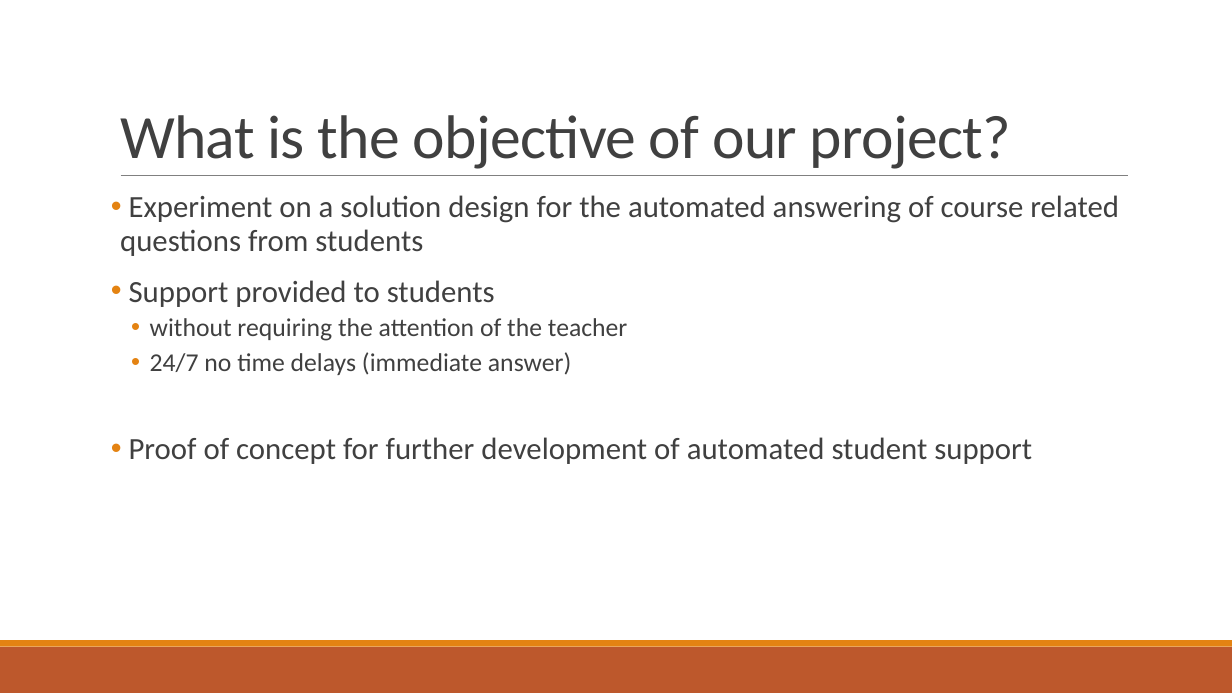
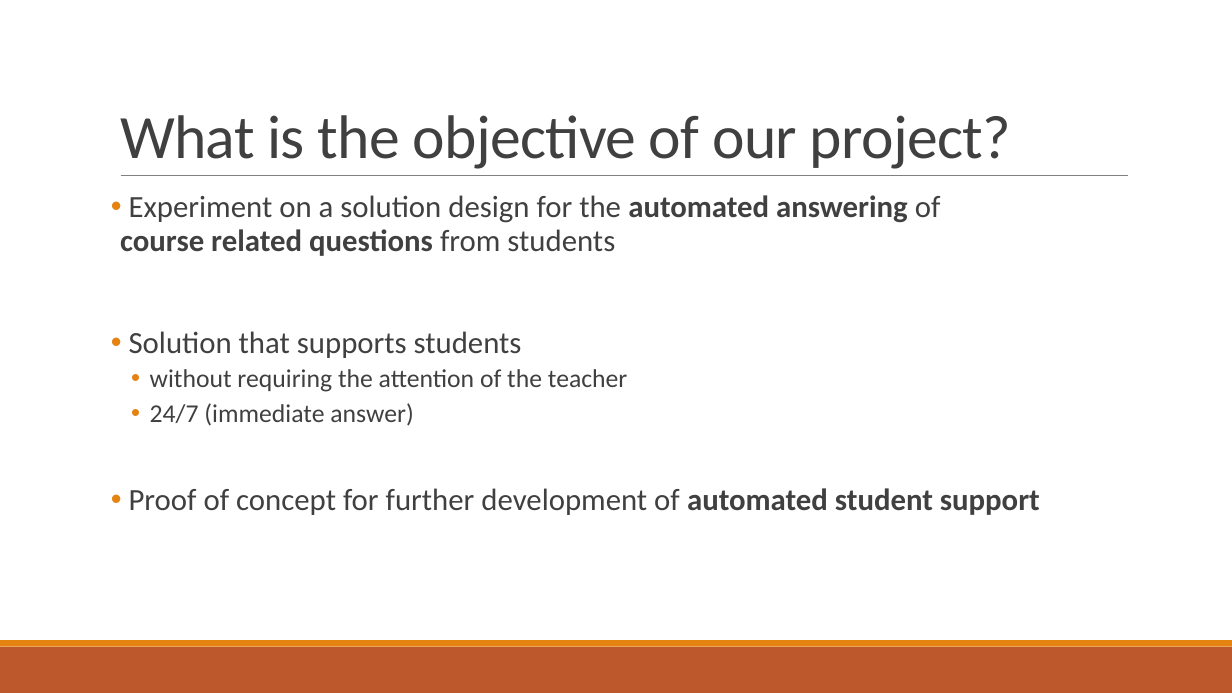
Before and after one commit to AgileBusinessAnalysis/05__TEAM, a slide deck: slide 2 of Prep Pitch.pptx. Drawn at 1232x693 pixels with LibreOffice and Linux fonts; fonts in the diff are those of the drawing. Boxes give left, top, right and bottom in pixels: in the first picture for what was removed or moved away, otherwise in the second. Text is boxed around its words. In the diff, an @@ line names an element or a change of style, - is before the commit and + after.

```diff
--- a/Prep Pitch.pptx
+++ b/Prep Pitch.pptx
@@ text at (120, 195, 1040, 515): bold on in "automated answering course related questions", "automated student support" @@
@@ text at (129, 331, 522, 358): text changed @@
-• Support provided to students
+• Solution that supports students
@@ text at (150, 403, 413, 426): text changed @@
-  • 24/7 no time delays (immediate answer)
+  • 24/7 (immediate answer)
```
Also in this commit, not shown: 6 other slides changed.
